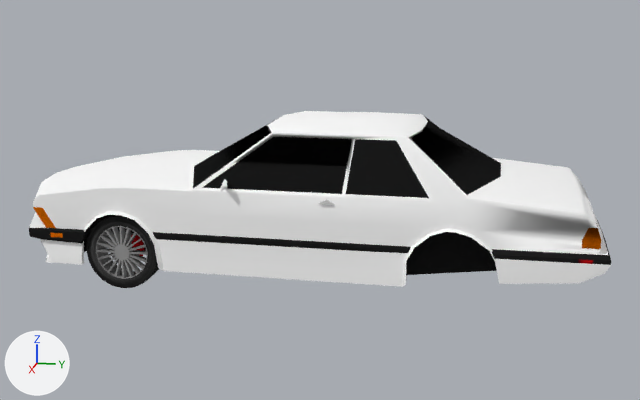
Renders of the Blender file Assets/Models/Cars/E24/E24.blend from each side of a commit.
One viewpoint serves both versions: a 50 mm camera at (7.009, 2.07, 1.754) aimed at (-0.025, 0.663, -0.005). Lighting does not change. The marker at lower left points along +X, +Y and +Z.

Objects in the first picture: 'Body', 'CaliperL', 'WheelL'.
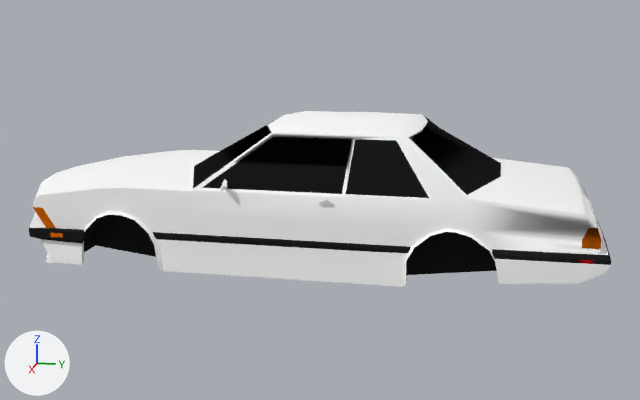
The edits, one by one:
Object 'WheelL' (ob_wheell) is deleted.
Object 'CaliperL' (ob_caliperl) is deleted.

Pixel boxes [x1, y1, x2, y2] of what changed, in the pictures (640 x 400 px):
'WheelL', deleted
    before: [87, 215, 159, 288]
'CaliperL', deleted
    before: [112, 232, 144, 263]
